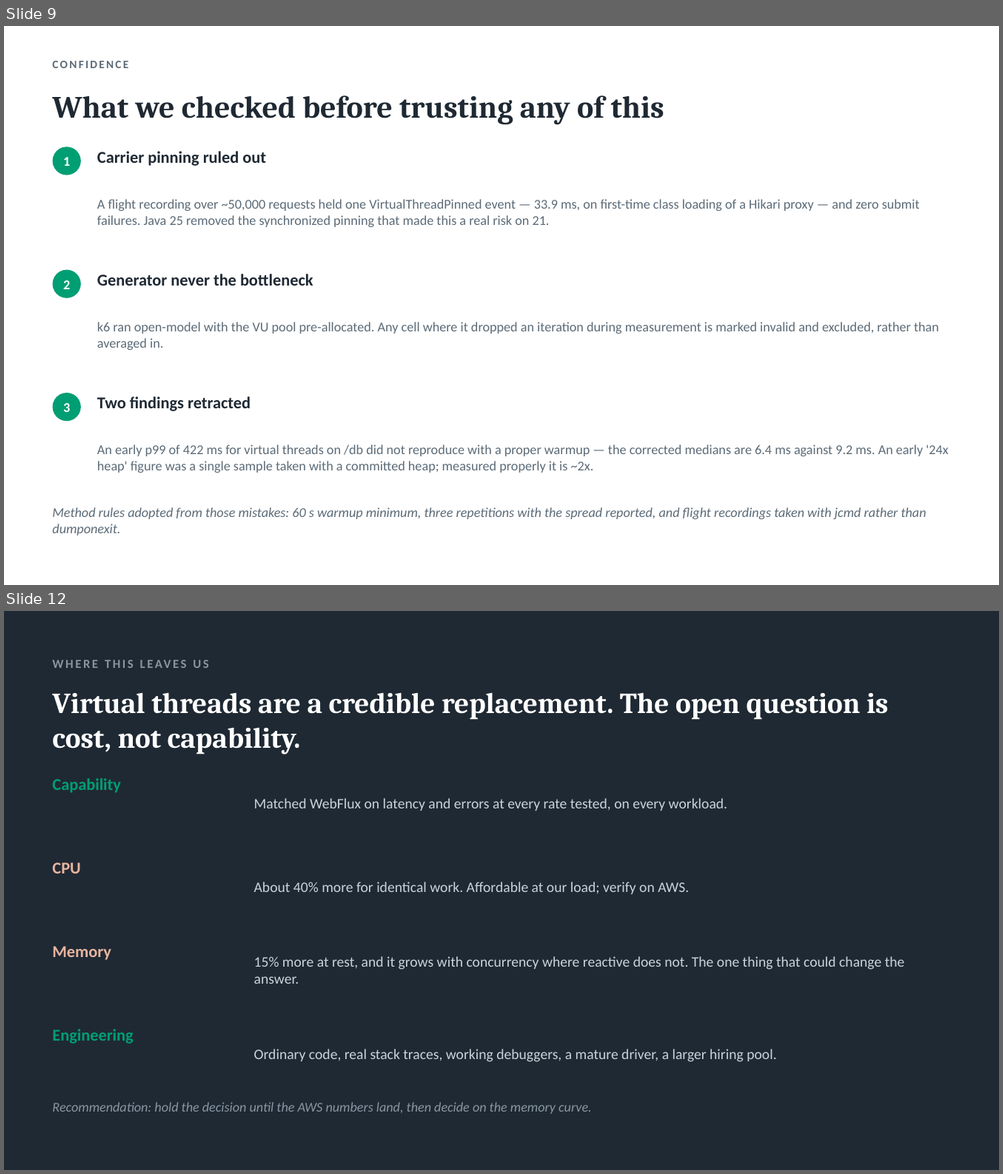
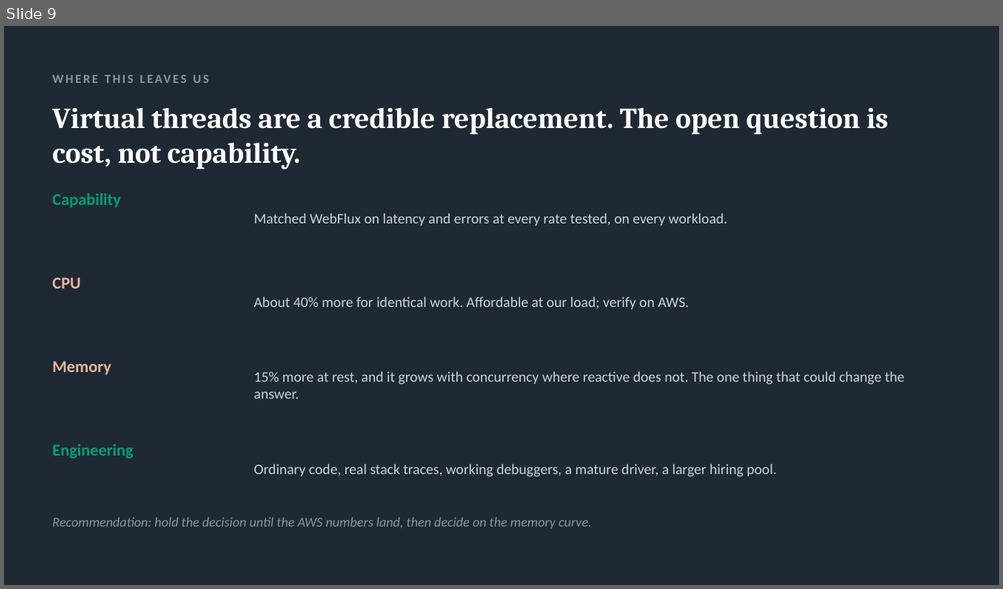
Before and after one commit to airhead-dom/java-stack-comparison, a slide deck: docs/virtual-threads-technical.pptx. Shown one above the other, each under a label of ours: slides 9 and 12 before the commit, slide 9 after it; the slides between them are not shown. The pictures are 1003x1174 and 1003x589 pixels, drawn with LibreOffice and Linux fonts; fonts in the diff are those of the drawing. Boxes give left, top, right and bottom in pixels: in the first picture for what was removed or moved away, otherwise in the second. Text is boxed around its words. In the diff, an @@ line names an element or a change of style, - is before the commit and + after.

```diff
--- a/docs/virtual-threads-technical.pptx
+++ b/docs/virtual-threads-technical.pptx
@@ slide 9 removed at box(4, 26, 999, 585), background #FFFFFF @@
@@ text removed at box(52, 61, 128, 68) @@
-CONFIDENCE
@@ text removed at box(52, 96, 664, 125) @@
-What we checked before trusting any of this
@@ ellipse removed at box(53, 147, 81, 175) @@
@@ text removed at box(63, 157, 70, 166) @@
-1
@@ text removed at box(97, 151, 266, 166) @@
-Carrier pinning ruled out
@@ text removed at box(97, 199, 919, 227) @@
-A flight recording over ~50,000 requests held one VirtualThreadPinned event — 33.9 ms, on first-time class loading of a Hikari proxy — and zero submit failures. Java 25 removed the synchronized pinning that made this a real risk on 21.
@@ ellipse removed at box(53, 270, 81, 298) @@
@@ text removed at box(63, 281, 70, 289) @@
-2
@@ text removed at box(97, 274, 313, 286) @@
-Generator never the bottleneck
@@ text removed at box(97, 322, 939, 350) @@
-k6 ran open-model with the VU pool pre-allocated. Any cell where it dropped an iteration during measurement is marked invalid and excluded, rather than averaged in.
@@ ellipse removed at box(53, 393, 81, 421) @@
@@ text removed at box(97, 397, 250, 412) @@
-Two findings retracted
@@ text removed at box(63, 403, 70, 412) @@
-3
@@ text removed at box(97, 445, 948, 473) @@
-An early p99 of 422 ms for virtual threads on /db did not reproduce with a proper warmup — the corrected medians are 6.4 ms against 9.2 ms. An early '24x heap' figure was a single sample taken with a committed heap; measured properly it is ~2x.
@@ text removed at box(52, 508, 926, 536) @@
-Method rules adopted from those mistakes: 60 s warmup minimum, three repetitions with the spread reported, and flight recordings taken with jcmd rather than dumponexit.
@@ what was slide 12 is now slide 9 @@
```
Also in this commit, not shown: 7 slides changed, 2 other slides removed, 29 other files.
